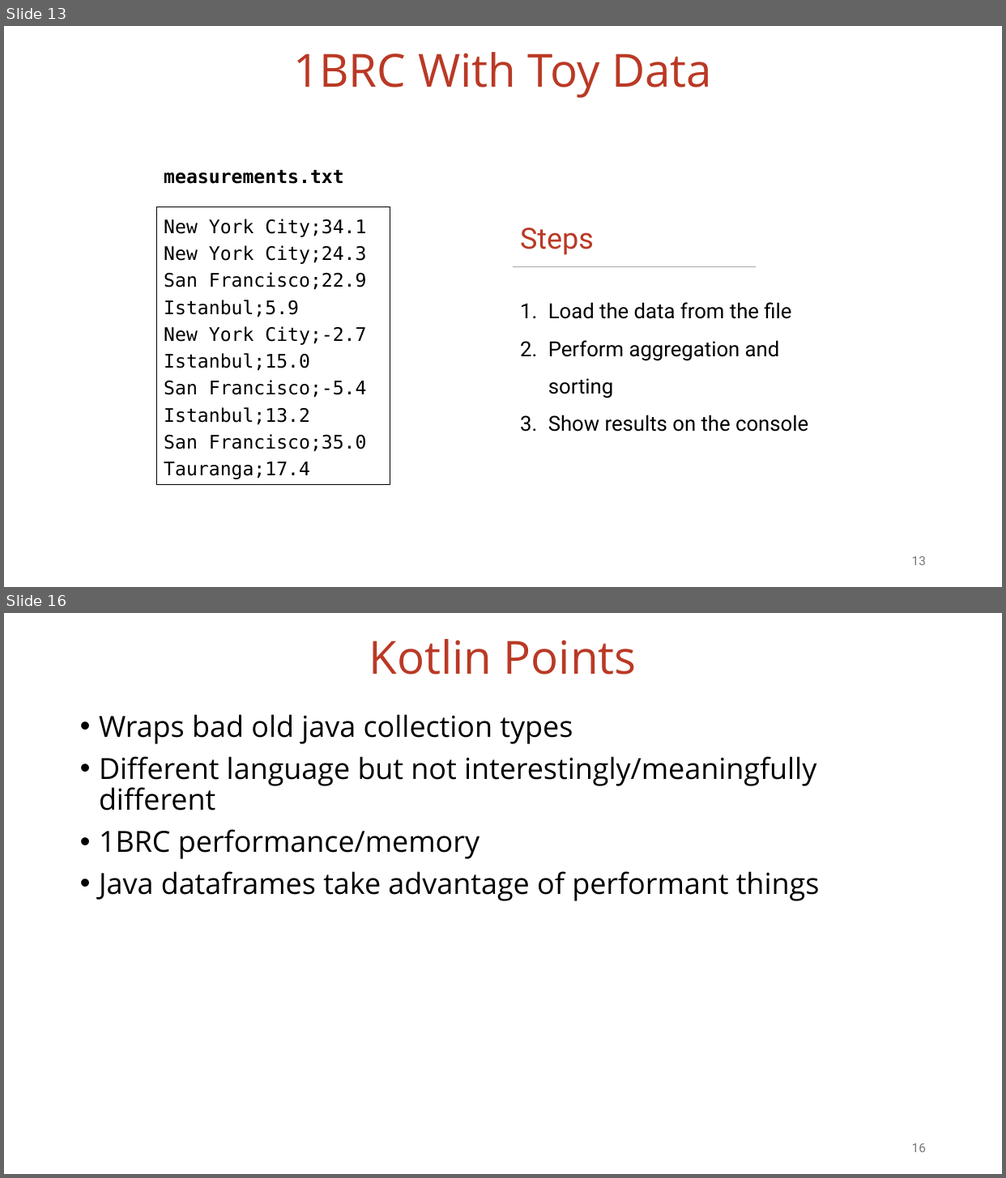
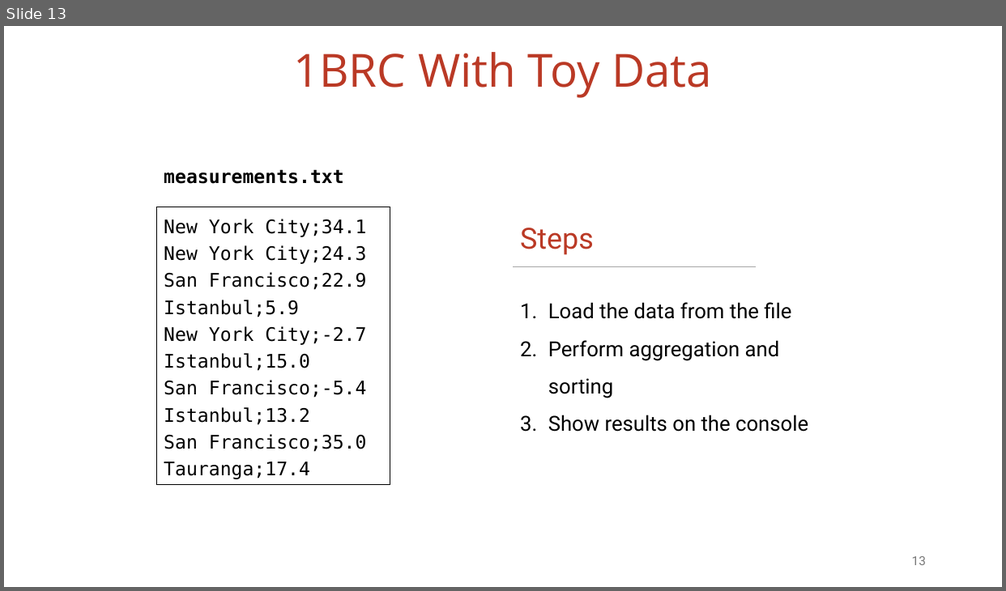
Before and after one commit to vmzakharov/missing-dataframe-talk, a slide deck: presentation/Missing_Dataframe_Long.pptx. Shown one above the other, each under a label of ours: slides 13 and 16 before the commit, slide 13 after it; the slides between them are not shown. The pictures are 1006x1178 and 1006x591 pixels, drawn with LibreOffice and Linux fonts; fonts in the diff are those of the drawing. Boxes give left, top, right and bottom in pixels: in the first picture for what was removed or moved away, otherwise in the second. Text is boxed around its words. In the diff, an @@ line names an element or a change of style, - is before the commit and + after.

```diff
--- a/presentation/Missing_Dataframe_Long.pptx
+++ b/presentation/Missing_Dataframe_Long.pptx
@@ slide 16 removed at [4,613,1002,1174], background #FFFFFF @@
@@ title removed at [369,639,637,675] @@
-Kotlin Points
@@ text removed at [99,714,820,901] @@
-• Wraps bad old java collection types
-• Different language but not interestingly/meaningfully different
-• 1BRC performance/memory
-• Java dataframes take advantage of performant things
@@ page number removed at [912,1144,926,1152] @@
-16
```
Also in this commit, not shown: 6 slides changed, 4 slides added, 1 other slide removed, 1 other file.
